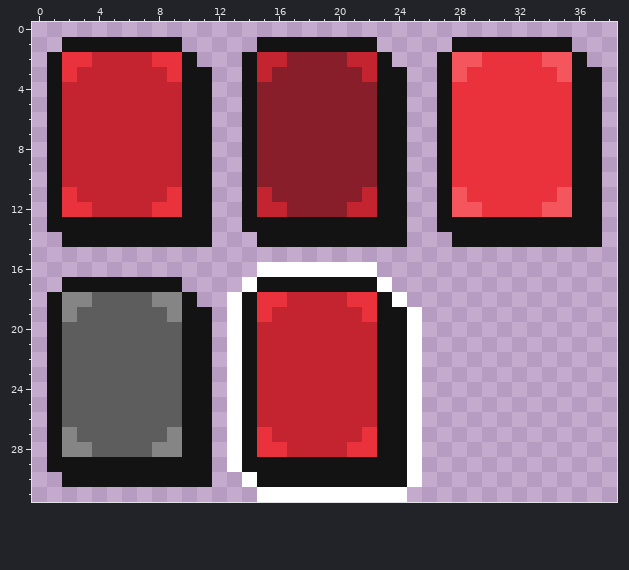
Edited in one commit: pixel-art file (resources/sprites/GUI/icons/other_icons/discard_deck_button.aseprite). That is the earlier state.
39x32 pixels, 1 frame.
After the commit:
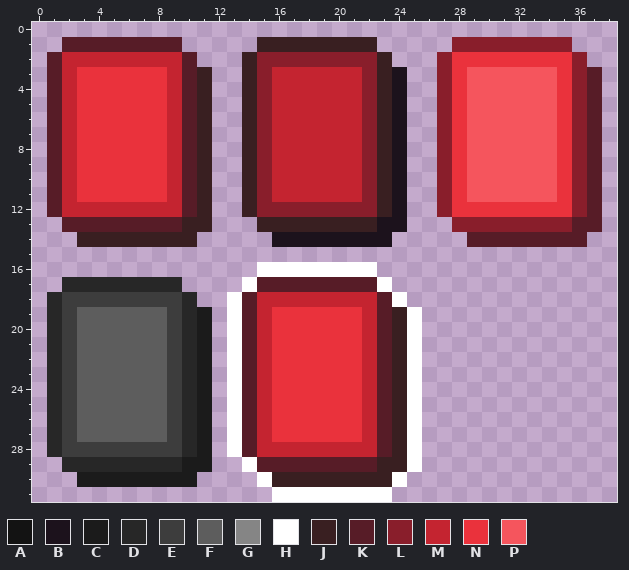
Palette (. is transparent): A #131313  B #1c121c  C #1b1b1b  D #272727  E #3d3d3d  F #5d5d5d  G #858585  H #ffffff  J #391f21  K #571c27  L #891e2b  M #c42430  N #ea323c  P #f5555d
Change:
Changed rows in their new state; - is an unchanged pixel.
first column x 1:
 1 -KKKKKKKK-----JJJJJJJJ-----LLLLLLLL--
 2 KMM----MMK---JLL----LLJ---LNN----NNL-
 3 KMNNNNNNMKJ--JLMMMMMMLJB--LNPPPPPPNLK
 4 K-NNNNNN-KJ--J-MMMMMM-JB--L-PPPPPP-LK
 5 K-NNNNNN-KJ--J-MMMMMM-JB--L-PPPPPP-LK
 6 K-NNNNNN-KJ--J-MMMMMM-JB--L-PPPPPP-LK
 7 K-NNNNNN-KJ--J-MMMMMM-JB--L-PPPPPP-LK
 8 K-NNNNNN-KJ--J-MMMMMM-JB--L-PPPPPP-LK
 9 K-NNNNNN-KJ--J-MMMMMM-JB--L-PPPPPP-LK
10 K-NNNNNN-KJ--J-MMMMMM-JB--L-PPPPPP-LK
11 KMNNNNNNMKJ--JLMMMMMMLJB--LNPPPPPPNLK
12 KMM----MMKJ--JLL----LLJB--LNN----NNLK
13 .KKKKKKKKJJ--.JJJJJJJJBB--.LLLLLLLLKK
14 -.JJJJJJJJ.---.BBBBBBBB.---.KKKKKKKK.
17 -DDDDDDDD-----KKKKKKKK---------------
18 DEEEEEEEED---KMM----MMK--------------
19 DE------EDC--KMNNNNNNMKJ-------------
20 DE------EDC--K-NNNNNN-KJ-------------
21 DE------EDC--K-NNNNNN-KJ-------------
22 DE------EDC--K-NNNNNN-KJ-------------
23 DE------EDC--K-NNNNNN-KJ-------------
24 DE------EDC--K-NNNNNN-KJ-------------
25 DE------EDC--K-NNNNNN-KJ-------------
26 DE------EDC--K-NNNNNN-KJ-------------
27 DE------EDC--KMNNNNNNMKJ-------------
28 DEEEEEEEEDC--KMM----MMKJ-------------
29 .DDDDDDDDCC-.HKKKKKKKKJJ-------------
30 -.CCCCCCCC.--.HJJJJJJJJH.------------
31 --------------.--------.-------------
Boxes around the changes in both pictures, in picture pixels (x1, y1, x2, y2):
changed: (47, 37, 602, 502)
